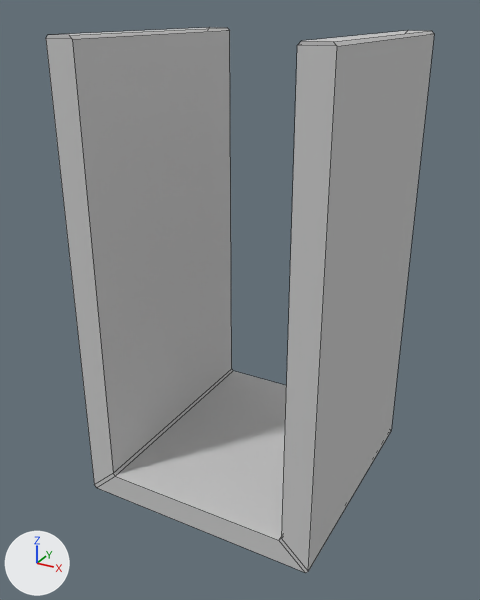
The FBX model Assets/Models/Straight.fbx as it was, and as the next commit left it.
Rendered twice from a camera (50 mm lens) standing at (13.3, -25.4, 19.8) and looking at (-0.3, -0.7, 7.5). Every picture has the same lights, and +X, +Y and +Z are marked at lower left. Mesh edges are drawn as thin lines. Where no turn or scale is listed for an object, it has been applied to the vertices.

Names of what the first picture shows: 'Straight'.
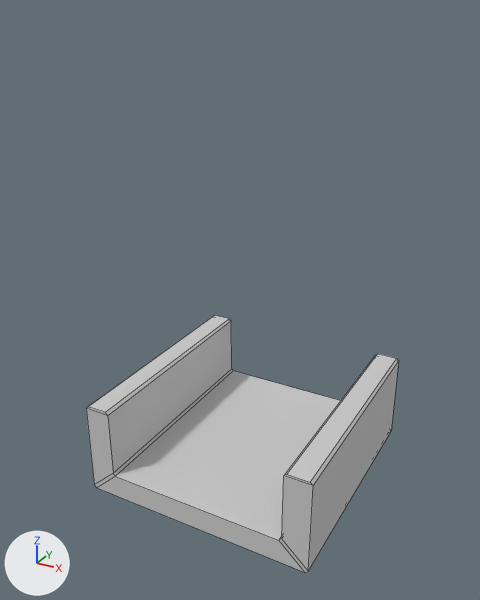
The newer file is also rescaled (x5.005), turned or shifted as a whole; pictures and numbers use the older file's frame.

Scene script edits in JSON lines:
```json
{"block": "me_mesh", "where": "me_mesh.from_pydata(...)  # 32 vertices, 30 faces; spans x -5.7..5.7, y -5.7..5.7, z -1.8..18.9"}
{"block": "me_mesh", "where": "# used by ob_straight; location = (0.0, 0.0, 0.0)"}
{"block": "me_mesh", "where": "# before: 8 (4.4, 5.7, 18.8), 9 (5.7, -5.7, 18.8) at pixel (337, 46), 10 (5.7, 5.7, 18.8) at pixel (434, 33), 22 (4.6, 5.7, 18.9) at pixel (408, 30), 23 (4.6, -5.7, 18.9) at pixel (301, 40)"}
{"block": "me_mesh", "where": "# before: 24 (5.6, -5.7, 18.9) at pixel (333, 41), 25 (5.6, 5.7, 18.9) at pixel (431, 30), 30 (4.4, -5.7, 18.8) at pixel (297, 45)"}
{"block": "me_mesh", "where": "# before: 11 (-4.4, -5.7, 18.8) at pixel (72, 39), 12 (-5.7, 5.7, 18.8), 13 (-5.7, -5.7, 18.8) at pixel (45, 38), 26 (-4.6, -5.7, 18.9) at pixel (69, 35), 27 (-4.6, 5.7, 18.9) at pixel (227, 27)"}
{"block": "me_mesh", "where": "# before: 28 (-5.6, 5.7, 18.9) at pixel (209, 27), 29 (-5.6, -5.7, 18.9) at pixel (47, 34), 31 (-4.4, 5.7, 18.8) at pixel (229, 30)"}
{"block": "me_mesh", "change": "me_mesh part 1"}
{"op": "add", "block": "me_mesh", "code": "for i in [8, 9, 10, *range(22, 26), 30]: me_mesh.vertices[i].co += Vector((0.0, 0.0, -16.0))"}
{"block": "me_mesh", "change": "me_mesh part 2"}
{"op": "add", "block": "me_mesh", "code": "for i in [11, 12, 13, *range(26, 30), 31]: me_mesh.vertices[i].co += Vector((0.0, 0.0, -16.0))"}
```

Pixel boxes (x1, y1, x2, y2) of what changed, in the pictures (480 x 600 px; the box of a moved part takes in the faces that stretch with it):
```json
{"object": "Straight", "change": "reshaped", "before": [46, 27, 434, 573], "after": [86, 315, 399, 573], "on screen": "19% narrower, 53% shorter"}
{"part": 1, "of": "me_mesh", "change": "moved or reshaped", "before": [282, 30, 434, 571], "after": [282, 354, 399, 571]}
{"part": 2, "of": "me_mesh", "change": "moved or reshaped", "before": [46, 27, 232, 485], "after": [86, 315, 232, 485]}
```
